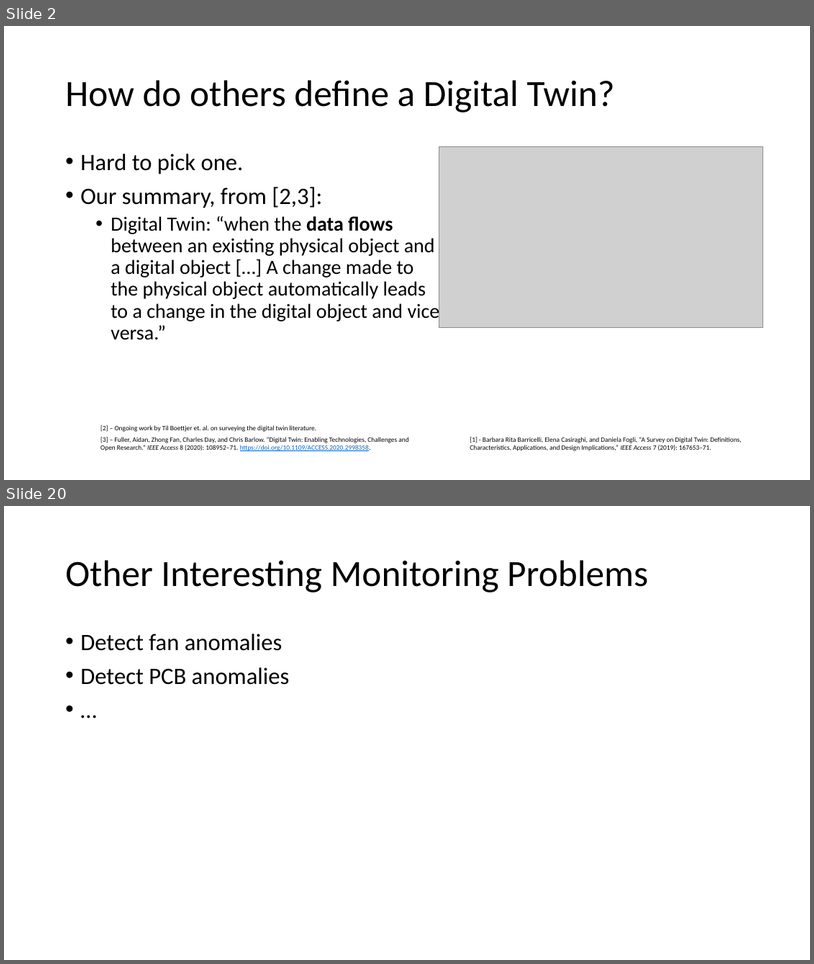
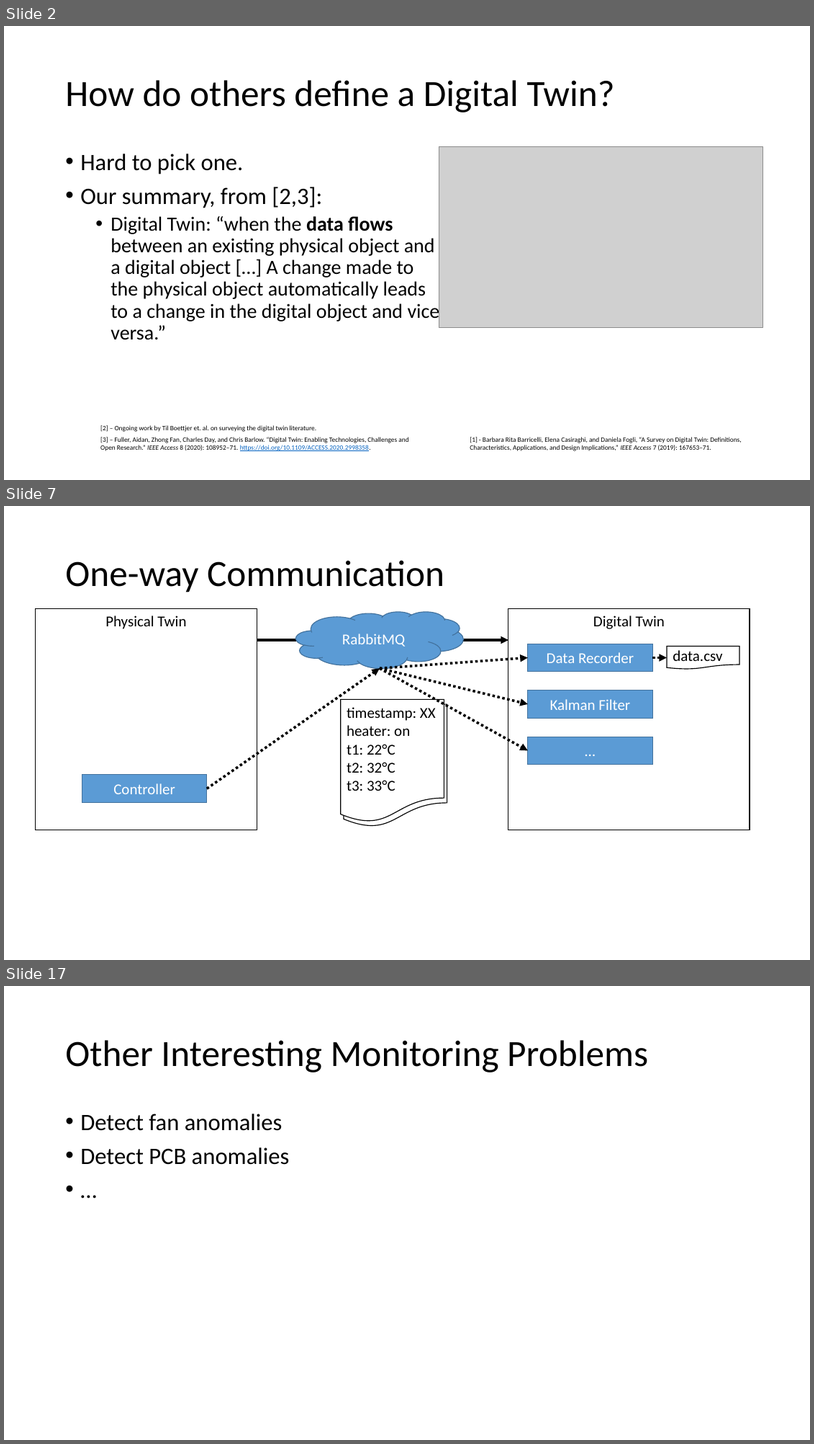
Before and after one commit to INTO-CPS-Association/example_digital-twin_incubator, a slide deck: notes/presentations/DigitLunch_17_December.pptx. Shown one above the other, each under a label of ours: slides 2 and 20 before the commit, slides 2, 7 and 17 after it; the slides between them are not shown. The pictures are 814x964 and 814x1444 pixels, drawn with LibreOffice and Linux fonts; fonts in the diff are those of the drawing; grey boxes stand for pictures. Boxes give left, top, right and bottom in pixels: in the first picture for what was removed or moved away, otherwise in the second. Text is boxed around its words. In the diff, an @@ line names an element or a change of style, - is before the commit and + after.

```diff
--- a/notes/presentations/DigitLunch_17_December.pptx
+++ b/notes/presentations/DigitLunch_17_December.pptx
@@ slide 7 added at bbox=[4, 506, 810, 960], background #FFFFFF @@
@@ title added at bbox=[65, 560, 445, 592], 44 pt, text #000000 @@
+One-way Communication
@@ rectangle added at bbox=[36, 608, 257, 830], fill #FFFFFF, outline #000000 1 pt, 18 pt, text #000000 @@
+Physical Twin
@@ cloud added at bbox=[296, 612, 464, 669], fill #5B9BD5, outline #43739E 1 pt, 18 pt, text #FFFFFF @@
+RabbitMQ
@@ rectangle added at bbox=[509, 608, 750, 830], fill #FFFFFF, outline #000000 1 pt, 18 pt, text #000000 @@
+Digital Twin
@@ arrow added from (257, 640) to (509, 640), #000000 3 pt @@
@@ rectangle added at bbox=[528, 644, 653, 672], fill #5B9BD5, outline #43739E 1 pt, 18 pt, text #FFFFFF @@
+Data Recorder
@@ flow chart document added at bbox=[667, 646, 740, 669], fill #FFFFFF, outline #000000 1 pt, 18 pt, text #000000 @@
+data.csv
@@ arrow added from (207, 788) to (380, 668), #000000 3 pt dashed @@
@@ arrow added from (380, 668) to (528, 658), #000000 3 pt dashed @@
@@ arrow added from (380, 668) to (528, 704), #000000 3 pt dashed @@
@@ arrow added from (380, 668) to (528, 750), #000000 3 pt dashed @@
@@ arrow added from (653, 658) to (667, 658), #000000 3 pt dashed @@
@@ flow chart document added at bbox=[341, 700, 445, 822], fill #FFFFFF, outline #000000 1 pt, 18 pt, text #000000 @@
+timestamp: XX
+heater: on
+t1: 22°C
+t2: 32°C
+t3: 33°C
@@ rectangle added at bbox=[528, 690, 653, 718], fill #5B9BD5, outline #43739E 1 pt, 18 pt, text #FFFFFF @@
+Kalman Filter
@@ flow chart document added at bbox=[344, 705, 448, 827], fill #FFFFFF, outline #000000 1 pt @@
@@ rectangle added at bbox=[528, 736, 653, 764], fill #5B9BD5, outline #43739E 1 pt, 18 pt, text #FFFFFF @@
+…
@@ rectangle added at bbox=[82, 775, 206, 803], fill #5B9BD5, outline #43739E 1 pt, 18 pt, text #FFFFFF @@
+Controller
@@ what was slide 20 is now slide 17 @@
```
Also in this commit, not shown: 5 slides changed, 8 other slides added, 12 slides removed, 9 other files.
